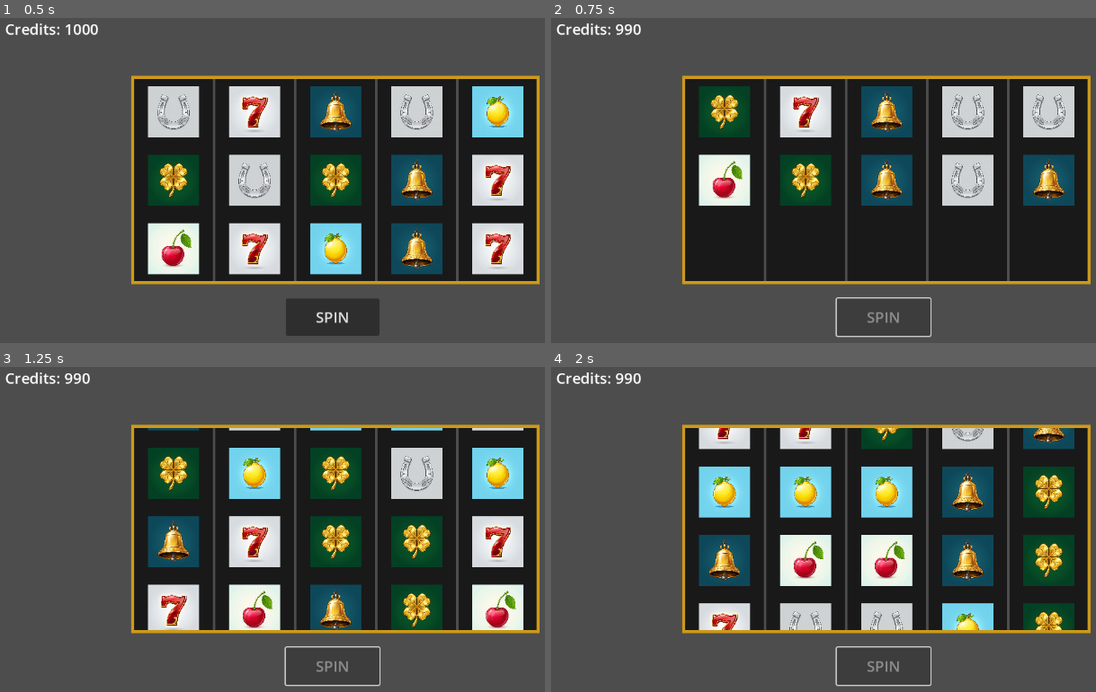
Above: before the commit, frames 1-4 (two rows, left to right).
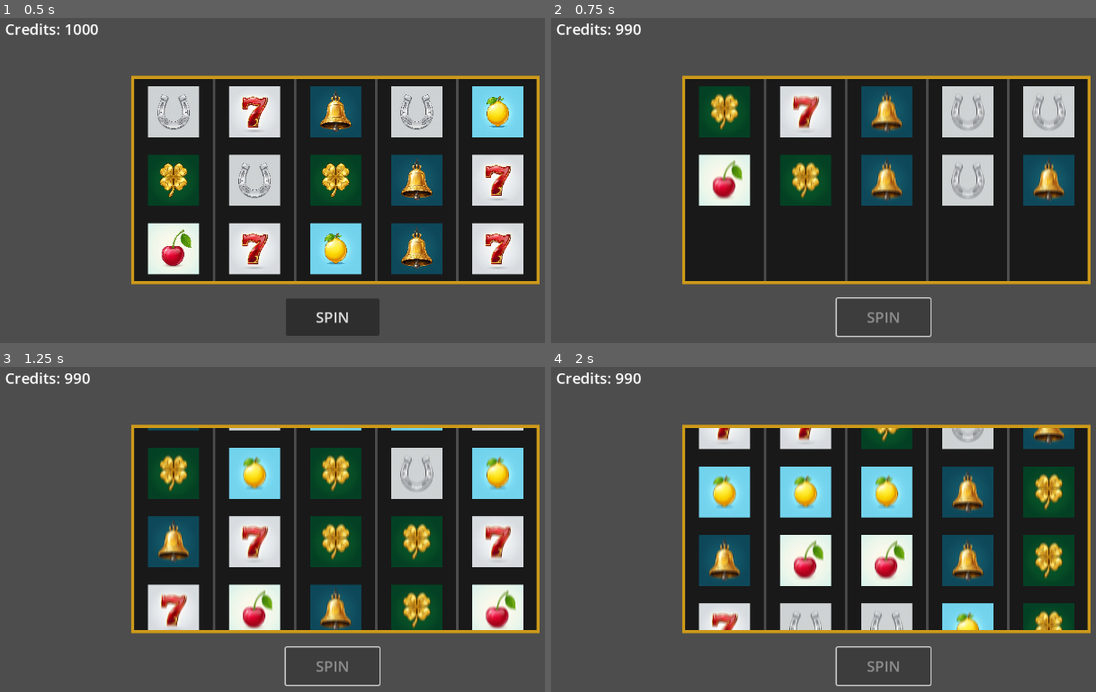
Above: after the commit, the same moments.

Repository: bwang008/AISlopMachine
Game: Godot game, scene res://scenes/main/Game.tscn
Same seed, same stepped clock (60 frames per second), same inputs: the game is played once before the commit and once after it.
Inputs:
- Up to frame 1 (0.5 s): no input
- Up to frame 2 (0.75 s): click "SPIN" at 0.5 s
- Up to frame 3 (1.25 s): no input
- Up to frame 4 (2 s): no input

Frame 1 is identical in both runs. In frame 2, 1.6% of the frame differs, in the area x 29-95%, y 22-57%; in frame 3, 2.5%, in the area x 29-95%, y 27-81%; in frame 4, 2.4%.

Commit message:
feat: implement core slot machine engine with GameManager, reel logic, and win evaluation systems

Diff:
--- /dev/null
+++ b/assets/shaders/reel_blur.gdshader
@@ -0,0 +1,11 @@
+shader_type canvas_item;
+uniform float blur_amount : hint_range(0.0, 20.0) = 0.0;
+
+void fragment() {
+    vec4 col = vec4(0.0);
+    float samples = 9.0;
+    for (float i = -4.0; i <= 4.0; i += 1.0) {
+        col += texture(TEXTURE, UV + vec2(0.0, i * blur_amount * TEXTURE_PIXEL_SIZE.y));
+    }
+    COLOR = col / samples;
+}
--- /dev/null
+++ b/assets/shaders/shimmer.gdshader
@@ -0,0 +1,10 @@
+shader_type canvas_item;
+uniform float shimmer_intensity : hint_range(0.0, 1.0) = 0.0;
+uniform float time_speed : hint_range(0.5, 5.0) = 2.0;
+
+void fragment() {
+    vec4 tex = texture(TEXTURE, UV);
+    float shimmer = sin((UV.x + UV.y) * 20.0 + TIME * time_speed) * 0.5 + 0.5;
+    vec3 glow = tex.rgb + vec3(shimmer * shimmer_intensity * 0.4);
+    COLOR = vec4(glow, tex.a);
+}
--- a/scripts/autoload/EventManager.gd
+++ b/scripts/autoload/EventManager.gd
@@ -4,7 +4,9 @@
 signal spin_requested
 signal spin_started
 signal spin_stopped
-signal reel_stopped(reel_index: int)
-signal win_calculated(amount: int)
+signal reel_stopped(reel_index: int, final_symbols: Array)
+signal win_calculated(amount: int, lines: Array)
 signal credits_updated(new_amount: int)
 signal state_changed(new_state: int)
+signal payout_started(amount: int)
+signal payout_complete
--- a/scripts/autoload/GameManager.gd
+++ b/scripts/autoload/GameManager.gd
@@ -3,7 +3,8 @@
 enum GameState {
 	IDLE,
 	SPINNING,
-	EVALUATING,
+	REEL_STOPPING,
+	WIN_EVALUATION,
 	PAYOUT
 }
 
@@ -22,14 +23,17 @@
 # List of all available symbols to roll
 # In a real game, this would be populated from resources
 var available_symbols: Array[SlotSymbol] = []
-var active_paylines: Array[Payline] = []
+var active_patterns: Array[SlotPattern] = []
 
 var pending_win_amount: int = 0
 var pending_winning_lines: Array = []
+var reels_stopped_count: int = 0
 
 func _ready():
 	EventManager.spin_requested.connect(_on_spin_requested)
 	EventManager.spin_stopped.connect(on_all_reels_stopped)
+	EventManager.reel_stopped.connect(_on_reel_stopped)
+	EventManager.payout_complete.connect(_on_payout_complete)
 
 	# For testing: setup dummy symbols and paylines if empty
 	if available_symbols.is_empty():
@@ -69,16 +73,55 @@
 		s_clover.texture = load_texture("res://assets/graphics/clover.jpg")
 		available_symbols.append(s_clover)
 
-	if active_paylines.is_empty():
-		var p1 = Payline.new()
-		p1.positions.assign([Vector2(0, 0), Vector2(1, 0), Vector2(2, 0), Vector2(3, 0), Vector2(4, 0)])
-		active_paylines.append(p1)
-		var p2 = Payline.new()
-		p2.positions.assign([Vector2(0, 1), Vector2(1, 1), Vector2(2, 1), Vector2(3, 1), Vector2(4, 1)])
-		active_paylines.append(p2)
-		var p3 = Payline.new()
-		p3.positions.assign([Vector2(0, 2), Vector2(1, 2), Vector2(2, 2), Vector2(3, 2), Vector2(4, 2)])
-		active_paylines.append(p3)
+	if active_patterns.is_empty():
+		# --- Horizontal 3-in-a-row (3 windows per row × 3 rows = 9) ---
+		for row in range(3):
+			for start_col in range(3):  # 0-2, 1-3, 2-4
+				var p = SlotPattern.new()
+				p.pattern_name = "H Row%d Col%d-%d" % [row, start_col, start_col + 2]
+				p.positions.assign([
+					Vector2(start_col, row),
+					Vector2(start_col + 1, row),
+					Vector2(start_col + 2, row)
+				])
+				p.min_match = 3
+				active_patterns.append(p)
+
+		# --- Vertical 3-in-a-row (1 per column × 5 columns = 5) ---
+		for col in range(5):
+			var p = SlotPattern.new()
+			p.pattern_name = "V Col%d" % col
+			p.positions.assign([
+				Vector2(col, 0),
+				Vector2(col, 1),
+				Vector2(col, 2)
+			])
+			p.min_match = 3
+			active_patterns.append(p)
+
+		# --- Diagonal ↘ 3-in-a-row (3 starting positions) ---
+		for start_col in range(3):
+			var p = SlotPattern.new()
+			p.pattern_name = "Diag↘ Col%d" % start_col
+			p.positions.assign([
+				Vector2(start_col, 0),
+				Vector2(start_col + 1, 1),
+				Vector2(start_col + 2, 2)
+			])
+			p.min_match = 3
+			active_patterns.append(p)
+
+		# --- Diagonal ↗ 3-in-a-row (3 starting positions) ---
+		for start_col in range(3):
+			var p = SlotPattern.new()
+			p.pattern_name = "Diag↗ Col%d" % start_col
+			p.positions.assign([
+				Vector2(start_col, 2),
+				Vector2(start_col + 1, 1),
+				Vector2(start_col + 2, 0)
+			])
+			p.min_match = 3
+			active_patterns.append(p)
 
 	# Generate an initial state so the slot machine isn't empty on startup
 	calculate_spin_outcome()
@@ -109,6 +152,7 @@
 	EventManager.credits_updated.emit(credits)
 
 	change_state(GameState.SPINNING)
+	reels_stopped_count = 0
 
 	# Math-first RNG: Calculate the outcome instantly
 	calculate_spin_outcome()
@@ -133,42 +177,52 @@
 	pending_win_amount = 0
 	pending_winning_lines.clear()
 
-	for payline in active_paylines:
-		if payline.positions.size() == 0:
+	for pattern in active_patterns:
+		if pattern.positions.size() == 0:
 			continue
 
-		var first_pos = payline.positions[0]
+		var first_pos = pattern.positions[0]
 		var match_symbol = current_outcome[first_pos.x][first_pos.y]
 		if match_symbol == null:
 			continue
 
 		var match_count = 1
-		for i in range(1, payline.positions.size()):
-			var pos = payline.positions[i]
+		for i in range(1, pattern.positions.size()):
+			var pos = pattern.positions[i]
 			var symbol = current_outcome[pos.x][pos.y]
 			if symbol != null and symbol.id == match_symbol.id:
 				match_count += 1
 			else:
 				break
 
-		# Need at least 3 matches from left to right to win
-		if match_count >= 3:
-			var win_amount = match_symbol.base_value * match_count * payline.multiplier
+		if match_count >= pattern.min_match:
+			var win_amount = int(match_symbol.base_value * match_count * pattern.multiplier)
 			pending_win_amount += win_amount
-			pending_winning_lines.append(payline)
-			print("Evaluated Win! Matched ", match_count, " ", match_symbol.id, "s for ", win_amount)
+			pending_winning_lines.append({
+				"pattern": pattern,
+				"win_amount": win_amount,
+				"match_count": match_count,
+				"symbol_id": match_symbol.id
+			})
+			print("Evaluated Win! %s: Matched %d %ss for %d" % [pattern.pattern_name, match_count, match_symbol.id, win_amount])
 
 	if pending_win_amount > 0:
 		print("Total pending win for spin: ", pending_win_amount)
 	else:
 		print("No pending win this spin.")
 
+func _on_reel_stopped(reel_index: int, _final_symbols: Array):
+	if current_state == GameState.SPINNING or current_state == GameState.REEL_STOPPING:
+		change_state(GameState.REEL_STOPPING)
+		reels_stopped_count += 1
+		if reels_stopped_count >= REELS_COUNT:
+			EventManager.spin_stopped.emit()
+
 # Called by the visual slot machine when all reels have finished their stopping animations
 func on_all_reels_stopped():
-	if current_state == GameState.SPINNING:
-		change_state(GameState.EVALUATING)
-
-		# Now that reels stopped visually, broadcast the win to trigger visual highlights
+	if current_state == GameState.REEL_STOPPING:
+		change_state(GameState.WIN_EVALUATION)
+
 		if pending_win_amount > 0:
 			EventManager.win_calculated.emit(pending_win_amount, pending_winning_lines)
 
@@ -176,8 +230,12 @@
 			await get_tree().create_timer(1.5).timeout
 
 			change_state(GameState.PAYOUT)
-			credits += pending_win_amount
-			EventManager.credits_updated.emit(credits)
-
-		# Go back to IDLE
-		change_state(GameState.IDLE)
+			EventManager.payout_started.emit(pending_win_amount)
+		else:
+			# No win, go back to IDLE
+			change_state(GameState.IDLE)
+
+func _on_payout_complete():
+	credits += pending_win_amount
+	EventManager.credits_updated.emit(credits)
+	change_state(GameState.IDLE)
--- a/scripts/autoload/SoundManager.gd
+++ b/scripts/autoload/SoundManager.gd
@@ -3,6 +3,11 @@
 var spin_player: AudioStreamPlayer
 var stop_player: AudioStreamPlayer
 var win_player: AudioStreamPlayer
+var coin_chime_player: AudioStreamPlayer
+
+var is_payout_active: bool = false
+var current_pitch: float = 0.8
+var tick_timer: Timer
 
 func _ready():
 	# Create AudioStreamPlayers and load the synthetic audio files
@@ -16,9 +21,18 @@
 	win_player = AudioStreamPlayer.new()
 	win_player.stream = load("res://assets/audio/win.wav")
 
+	coin_chime_player = AudioStreamPlayer.new()
+	coin_chime_player.stream = load("res://assets/audio/coin_chime.wav")
+
 	add_child(spin_player)
 	add_child(stop_player)
 	add_child(win_player)
+	add_child(coin_chime_player)
+
+	tick_timer = Timer.new()
+	tick_timer.wait_time = 0.08
+	tick_timer.timeout.connect(_on_tick_timer_timeout)
+	add_child(tick_timer)
 
 	# To add real sounds:
 	# 1. Click on SoundManager in the Autoload/Scene tree
@@ -29,13 +43,15 @@
 	EventManager.reel_stopped.connect(_on_reel_stopped)
 	EventManager.spin_stopped.connect(_on_spin_stopped)
 	EventManager.win_calculated.connect(_on_win_calculated)
+	EventManager.payout_started.connect(_on_payout_started)
+	EventManager.payout_complete.connect(_on_payout_complete)
 
 func _on_spin_started():
 	print("[AUDIO] Playing Spin Loop")
 	if spin_player.stream != null:
 		spin_player.play()
 
-func _on_reel_stopped(_reel_index: int):
+func _on_reel_stopped(_reel_index: int, _final_symbols: Array):
 	print("[AUDIO] Playing Reel Stop Thud")
 	if stop_player.stream != null:
 		stop_player.play()
@@ -49,6 +65,23 @@
 	if win_player.stream != null:
 		win_player.play()
 
+func _on_payout_started(amount: int):
+	print("[AUDIO] Starting Score Tick-Up")
+	is_payout_active = true
+	current_pitch = 0.8
+	tick_timer.start()
+
+func _on_payout_complete():
+	print("[AUDIO] Stopping Score Tick-Up")
+	is_payout_active = false
+	tick_timer.stop()
+
+func _on_tick_timer_timeout():
+	if is_payout_active and coin_chime_player.stream != null:
+		coin_chime_player.pitch_scale = current_pitch
+		coin_chime_player.play()
+		current_pitch = min(current_pitch + 0.02, 1.4)
+
 func play_sfx(_sfx_name: String):
 	pass
 
--- a/scripts/resources/Payline.gd
+++ b/scripts/resources/SlotPattern.gd
@@ -1,6 +1,7 @@
-class_name Payline
+class_name SlotPattern
 extends Resource
 
-# Array of Vector2 representing the (column, row) coordinates on the 5x3 grid
+@export var pattern_name: String = ""
 @export var positions: Array[Vector2] = []
+@export var min_match: int = 3
 @export var multiplier: float = 1.0
--- /dev/null
+++ b/scripts/slot_machine/FloatingText.gd
@@ -0,0 +1,23 @@
+extends Node2D
+class_name FloatingText
+
+func setup(text: String, start_pos: Vector2):
+	position = start_pos
+	var label = Label.new()
+	label.text = text
+	label.add_theme_color_override("font_color", Color(1.0, 0.8, 0.2))
+	label.add_theme_font_size_override("font_size", 32)
+	label.add_theme_constant_override("outline_size", 4)
+
+	# To center the label we can use grow_direction or just set position after layout
+	# But Label.new() hasn't laid out yet, so we can just roughly center
+	label.horizontal_alignment = HORIZONTAL_ALIGNMENT_CENTER
+	label.vertical_alignment = VERTICAL_ALIGNMENT_CENTER
+	label.position = Vector2(-50, -20)
+	label.size = Vector2(100, 40)
+	add_child(label)
+
+	var tween = create_tween().set_parallel(true)
+	tween.tween_property(self, "position:y", position.y - 60, 1.5).set_ease(Tween.EASE_OUT).set_trans(Tween.TRANS_CUBIC)
+	tween.tween_property(self, "modulate:a", 0.0, 1.5).set_ease(Tween.EASE_IN)
+	tween.chain().tween_callback(queue_free)
--- /dev/null
+++ b/scripts/slot_machine/GoldBurst.gd
@@ -0,0 +1,27 @@
+extends Node2D
+class_name GoldBurst
+
+func _ready():
+	var particles = GPUParticles2D.new()
+	var mat = ParticleProcessMaterial.new()
+	mat.emission_shape = ParticleProcessMaterial.EMISSION_SHAPE_SPHERE
+	mat.emission_sphere_radius = 15.0
+	mat.direction = Vector3(0, -1, 0)
+	mat.spread = 180.0
+	mat.initial_velocity_min = 100.0
+	mat.initial_velocity_max = 250.0
+	mat.gravity = Vector3(0, 400, 0)
+	mat.scale_min = 4.0
+	mat.scale_max = 8.0
+	mat.color = Color(1.0, 0.8, 0.2)
+
+	particles.process_material = mat
+	particles.amount = 40
+	particles.lifetime = 1.0
+	particles.one_shot = true
+	particles.explosiveness = 0.95
+
+	add_child(particles)
+
+	await get_tree().create_timer(1.2).timeout
+	queue_free()
--- a/scripts/slot_machine/Reel.gd
+++ b/scripts/slot_machine/Reel.gd
@@ -1,17 +1,29 @@
 extends Node2D
 class_name Reel
 
+var reel_index: int = 0
 var target_symbols: Array = []
 var spinning: bool = false
 var sprites: Array[Sprite2D] = []
 var spin_speed: float = 1800.0
+var blur_material: ShaderMaterial
+var shimmer_material: ShaderMaterial
 
 func _ready():
+	blur_material = ShaderMaterial.new()
+	blur_material.shader = load("res://assets/shaders/reel_blur.gdshader")
+	blur_material.set_shader_parameter("blur_amount", 0.0)
+
+	shimmer_material = ShaderMaterial.new()
+	shimmer_material.shader = load("res://assets/shaders/shimmer.gdshader")
+	shimmer_material.set_shader_parameter("shimmer_intensity", 1.0)
+
 	# Create 4 sprites (1 extra for seamless wrap-around at the top)
 	for i in range(4):
 		var sprite = Sprite2D.new()
 		sprite.position = Vector2(0, (i - 1) * 110) # -110, 0, 110, 220
 		sprite.scale = Vector2(0.08, 0.08)
+		sprite.material = blur_material
 		add_child(sprite)
 		sprites.append(sprite)
 
@@ -38,11 +50,16 @@
 func start_spin():
 	spinning = true
 	for sprite in sprites:
-		sprite.modulate = Color(1, 1, 1, 1.0) # Reset any previous dims
+		sprite.material = blur_material
+	blur_material.set_shader_parameter("blur_amount", 8.0)
 
 func stop_spin(outcome_symbols: Array):
 	spinning = false
 	target_symbols = outcome_symbols
+
+	# Tween blur down
+	var blur_tween = create_tween()
+	blur_tween.tween_method(func(val): blur_material.set_shader_parameter("blur_amount", val), 8.0, 0.0, 0.4)
 
 	for i in range(4):
 		# Assign the final mathematical textures
@@ -60,6 +77,16 @@
 		var tween = create_tween()
 		tween.tween_property(sprites[i], "position:y", final_y, 0.4).set_trans(Tween.TRANS_BACK).set_ease(Tween.EASE_OUT)
 
+	await get_tree().create_timer(0.4).timeout
+	EventManager.reel_stopped.emit(reel_index, target_symbols)
+
+func reset_visuals():
+	for sprite in sprites:
+		sprite.modulate = Color(1, 1, 1, 1.0)
+		sprite.scale = Vector2(0.08, 0.08)
+		sprite.material = blur_material
+	blur_material.set_shader_parameter("blur_amount", 0.0)
+
 func dim_all():
 	for i in range(1, 4):
 		var tween = create_tween()
@@ -68,9 +95,11 @@
 func highlight_symbol(row_index: int):
 	# row_index is 0, 1, 2. But our visible sprites are indices 1, 2, 3.
 	var sprite = sprites[row_index + 1]
+	sprite.material = shimmer_material
 
-	var tween = create_tween()
+	var tween = create_tween().set_loops()
 	# Restore color and pulse scale
-	tween.tween_property(sprite, "modulate", Color(1.2, 1.2, 1.2, 1.0), 0.2)
-	tween.tween_property(sprite, "scale", Vector2(0.1, 0.1), 0.2)
-	tween.tween_property(sprite, "scale", Vector2(0.08, 0.08), 0.2)
+	tween.tween_property(sprite, "modulate", Color(1.2, 1.2, 1.2, 1.0), 0.4)
+	tween.tween_property(sprite, "scale", Vector2(0.09, 0.09), 0.4)
+	tween.tween_property(sprite, "modulate", Color(1.0, 1.0, 1.0, 1.0), 0.4)
+	tween.tween_property(sprite, "scale", Vector2(0.08, 0.08), 0.4)
--- a/scripts/slot_machine/SlotMachine.gd
+++ b/scripts/slot_machine/SlotMachine.gd
@@ -1,6 +1,7 @@
 extends Node2D
 
 var reels: Array[Reel] = []
+var win_line_renderer: WinLineRenderer
 
 func _ready():
 	EventManager.spin_started.connect(on_spin_started)
@@ -20,9 +21,14 @@
 	clip_container.size = Vector2(650, 330)
 	add_child(clip_container)
 
+	win_line_renderer = WinLineRenderer.new()
+	win_line_renderer.position = Vector2(-65, -55) # Same as clipping container, so local coords match
+	add_child(win_line_renderer)
+
 	# Spawn 5 reels inside the clipping container
 	for i in range(5):
 		var reel = Reel.new()
+		reel.reel_index = i
 		# Position relative to clip_container (which is at -65, -55)
 		reel.position = Vector2(i * 130 + 65, 55)
 		clip_container.add_child(reel)
@@ -56,8 +62,12 @@
 			reels[i].set_initial_symbols(outcome[i])
 
 func on_spin_started():
+	if win_line_renderer != null:
+		win_line_renderer.clear_lines()
+
 	# Start visual spin for all reels
 	for reel in reels:
+		reel.reset_visuals()
 		reel.start_spin()
 
 	# Simulate spin duration
@@ -73,10 +83,8 @@
 		var reel_outcome = outcome[i]
 		reels[i].stop_spin(reel_outcome)
 		await get_tree().create_timer(0.3).timeout # Sequential stop delay
-		EventManager.reel_stopped.emit(i)
 
-	# All reels stopped
-	EventManager.spin_stopped.emit()
+	# EventManager.spin_stopped is emitted by GameManager when all reels stop
 
 func on_win_calculated(amount: int, winning_lines: Array):
 	# Dim all symbols first
@@ -84,17 +92,34 @@
 		reel.dim_all()
 
 	# Highlight the symbols that are part of a winning line
-	for payline in winning_lines:
-		var match_count = 1
-		var first_pos = payline.positions[0]
-		var match_symbol = GameManager.current_outcome[first_pos.x][first_pos.y]
+	for win_data in winning_lines:
+		var pattern: SlotPattern = win_data["pattern"]
+		var win_val: int = win_data["win_amount"]
+		var match_count: int = win_data["match_count"]
 
-		# We need to figure out how many actually matched to highlight just those
-		# Or we can just highlight the entire payline length that matched
-		for i in range(payline.positions.size()):
-			var pos = payline.positions[i]
-			var symbol = GameManager.current_outcome[pos.x][pos.y]
-			if symbol != null and symbol.id == match_symbol.id:
-				reels[pos.x].highlight_symbol(pos.y)
-			else:
-				break
+		# Draw win line
+		if win_line_renderer != null:
+			win_line_renderer.draw_win_line(pattern.positions)
+
+		# Highlight matched symbols
+		for i in range(match_count):
+			var pos = pattern.positions[i]
+			reels[pos.x].highlight_symbol(pos.y)
+
+		# Spawn floating text at center of the match
+		var center_index = match_count / 2
+		var center_pos = pattern.positions[center_index]
+		var screen_pos = _get_symbol_world_position(center_pos.x, center_pos.y)
+
+		var ft = FloatingText.new()
+		add_child(ft)
+		ft.setup("+" + str(win_val), screen_pos)
+
+		var gb = GoldBurst.new()
+		gb.position = screen_pos
+		add_child(gb)
+
+func _get_symbol_world_position(col: int, row: int) -> Vector2:
+	var x = col * 130.0
+	var y = (row - 1) * 110.0
+	return Vector2(x, y)
--- /dev/null
+++ b/scripts/slot_machine/WinLineRenderer.gd
@@ -0,0 +1,26 @@
+extends Node2D
+class_name WinLineRenderer
+
+func draw_win_line(positions: Array[Vector2], line_color: Color = Color(1, 0.8, 0.2, 1)):
+	var line = Line2D.new()
+	line.width = 6.0
+	line.default_color = line_color
+	line.material = CanvasItemMaterial.new()
+	line.material.blend_mode = CanvasItemMaterial.BLEND_MODE_ADD
+
+	for pos in positions:
+		var col = pos.x
+		var row = pos.y
+		var x = col * 130 + 65
+		var y = (row - 1) * 110 + 55
+		line.add_point(Vector2(x, y))
+
+	add_child(line)
+
+	var tween = create_tween().set_loops()
+	tween.tween_property(line, "modulate:a", 0.3, 0.4)
+	tween.tween_property(line, "modulate:a", 1.0, 0.4)
+
+func clear_lines():
+	for child in get_children():
+		child.queue_free()
--- a/scripts/ui/GameUI.gd
+++ b/scripts/ui/GameUI.gd
@@ -3,18 +3,39 @@
 @onready var spin_button: Button = $SpinButton
 @onready var credits_label: Label = $CreditsLabel
 
+var displayed_credits: int = 1000
+var actual_credits: int = 1000
+
 func _ready():
 	spin_button.pressed.connect(_on_spin_pressed)
 	EventManager.credits_updated.connect(_on_credits_updated)
 	EventManager.state_changed.connect(_on_state_changed)
+	EventManager.payout_started.connect(_on_payout_started)
 
-	_on_credits_updated(GameManager.credits)
+	displayed_credits = GameManager.credits
+	actual_credits = GameManager.credits
+	_update_label(displayed_credits)
 
 func _on_spin_pressed():
 	EventManager.spin_requested.emit()
 
 func _on_credits_updated(new_amount: int):
-	credits_label.text = "Credits: " + str(new_amount)
+	actual_credits = new_amount
+	if GameManager.current_state != GameManager.GameState.PAYOUT:
+		displayed_credits = new_amount
+		_update_label(displayed_credits)
+
+func _on_payout_started(amount: int):
+	var target_credits = actual_credits + amount
+	var tween = create_tween()
+	tween.tween_method(func(val): _update_label(val), displayed_credits, target_credits, 1.5).set_ease(Tween.EASE_OUT)
+	tween.finished.connect(func():
+		displayed_credits = target_credits
+		EventManager.payout_complete.emit()
+	)
+
+func _update_label(val: int):
+	credits_label.text = "Credits: " + str(val)
 
 func _on_state_changed(new_state: int):
 	if new_state == GameManager.GameState.IDLE:
Not shown, added: assets/audio/coin_chime.wav.import
Not shown, added: assets/shaders/reel_blur.gdshader.uid
Not shown, added: assets/shaders/shimmer.gdshader.uid
Not shown, added: scripts/resources/SlotPattern.gd.uid
Not shown, added: scripts/slot_machine/FloatingText.gd.uid
Not shown, added: scripts/slot_machine/GoldBurst.gd.uid
Not shown, added: scripts/slot_machine/WinLineRenderer.gd.uid
Not shown, added: assets/audio/coin_chime.wav
Not shown, changed: generate_audio.py
